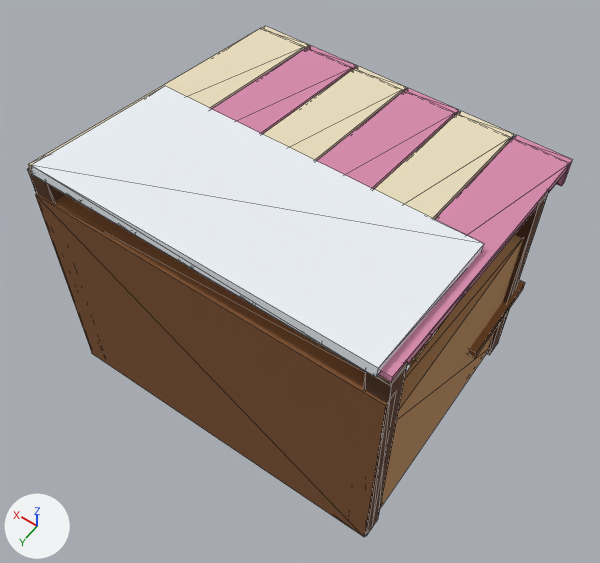
The glTF model public/assets/bld/bld_shop.glb as it was, and as the next commit left it.
Both versions are drawn from a 50 mm camera at (-3.12, 4.3, 8.02) aimed at (-0.07, 0.02, 1.3). Arrows for +X, +Y and +Z are at lower left; the lights stay in place. The picture after the commit comes second. Mesh edges are drawn as thin lines. Where no turn or scale is listed for an object, it has been applied to the vertices. Vertices at exactly the same position are counted once.

Script lines for the objects in view, before the commit:
```python
me_bld_shop = bpy.data.meshes.new('bld_shop')
me_bld_shop.from_pydata(...)  # 224 vertices, 336 faces; spans x -1.9..1.9, y -1.72..1.72, z -1.51..1.51
me_bld_shop.materials.append(mat_palette)  # picture img_palette_atlas
ob_bld_shop = bpy.data.objects.new('bld_shop', me_bld_shop)
ob_bld_shop.location = (0.0, -0.27, 1.51)
```
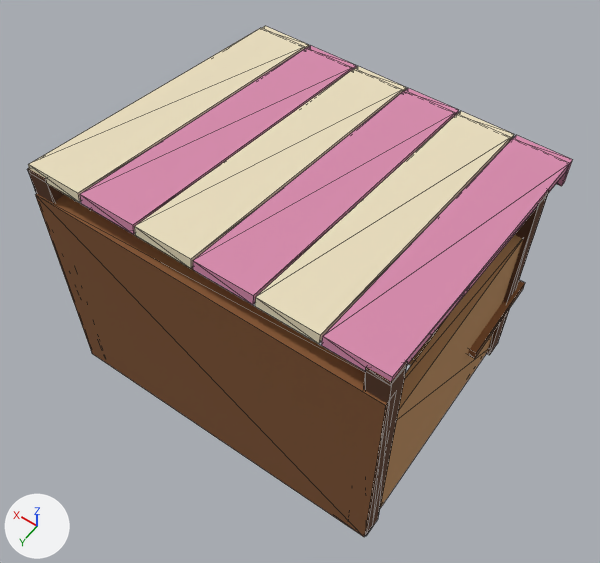
Where the newer file only moved an object's origin or applied its transform, the numbers keep the older frame.

Pixel boxes (x1, y1, x2, y2) of what changed, in the pictures (600 x 563 px):
part 1 of me_bld_shop, deleted: before (31, 86, 484, 377)

The change in detail:
me_bld_shop is used by ob_bld_shop; location (0.0, -0.27, 1.51).
me_bld_shop had 224 vertices, 336 faces and spanned x -1.9..1.9, y -1.72..1.72, z -1.51..1.51.
me_bld_shop now has 216 vertices, 324 faces and spans x -1.9..1.9, y -1.72..1.7, z -1.51..1.44.
me_bld_shop part 1: the loose piece of 8 vertices spanning x -1.75..1.75, y 0.02..1.72, z 1.16..1.51 is deleted.
